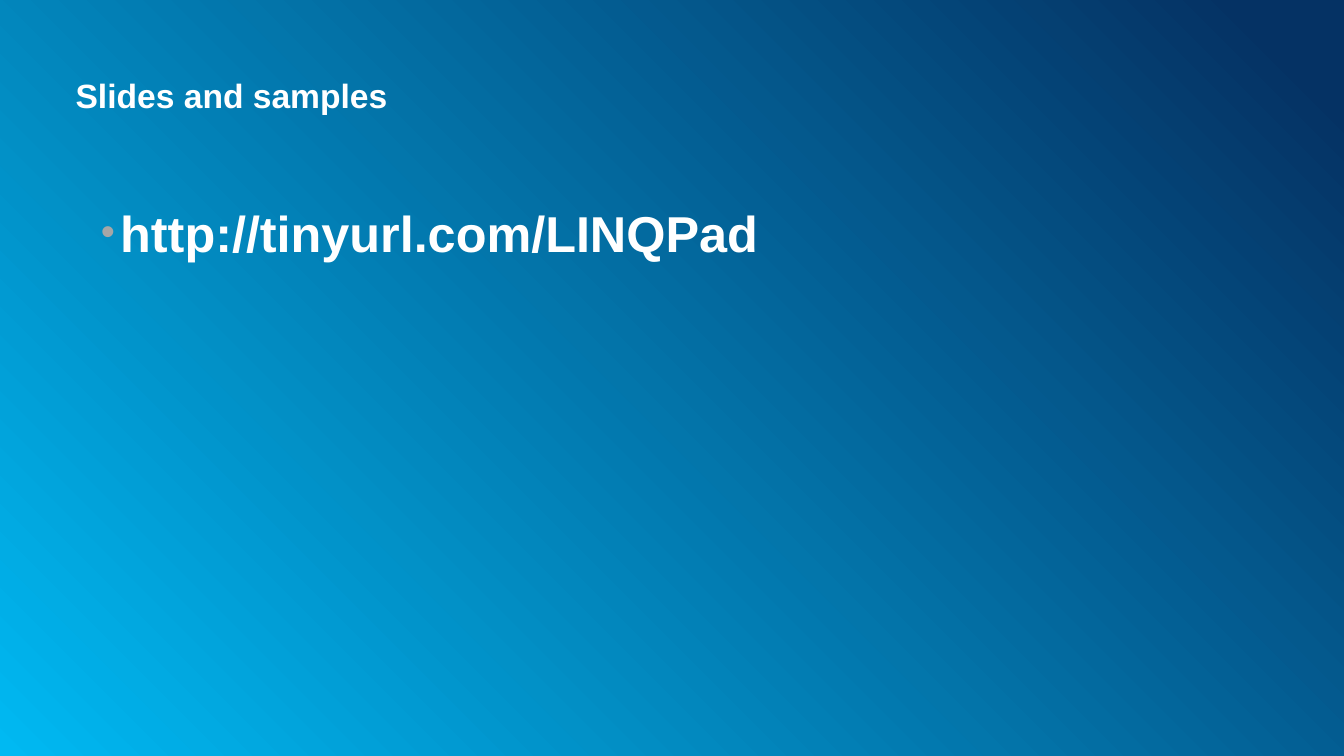
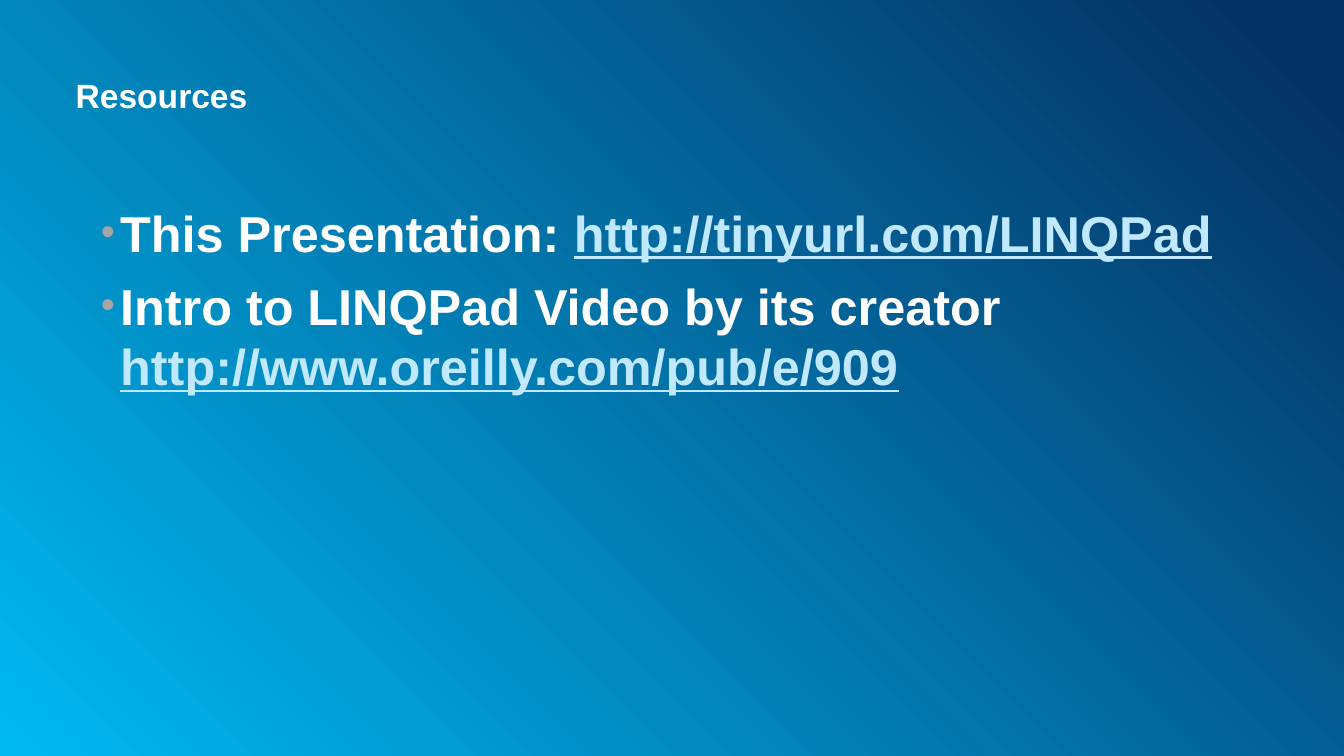
Before and after one commit to BraveNewMath/ExploringLinqpad, a slide deck: slide 5 of LINQPad.pptx. Drawn at 1344x756 pixels with LibreOffice and Linux fonts; fonts in the diff are those of the drawing. Boxes give left, top, right and bottom in pixels: in the first picture for what was removed or moved away, otherwise in the second. Text is boxed around its words. In the diff, an @@ line names an element or a change of style, - is before the commit and + after.

```diff
--- a/LINQPad.pptx
+++ b/LINQPad.pptx
@@ title at bbox=[76, 85, 248, 109]: text changed @@
-Slides and samples
+Resources
@@ text at bbox=[120, 215, 1212, 395]: text changed; text colour #FFFFFF to #C0E8FF @@
-• http://tinyurl.com/LINQPad
+• This Presentation: http://tinyurl.com/LINQPad
+• Intro to LINQPad Video by its creator http://www.oreilly.com/pub/e/909
```
Also in this commit, not shown: 1 other slide changed, 5 other files.
